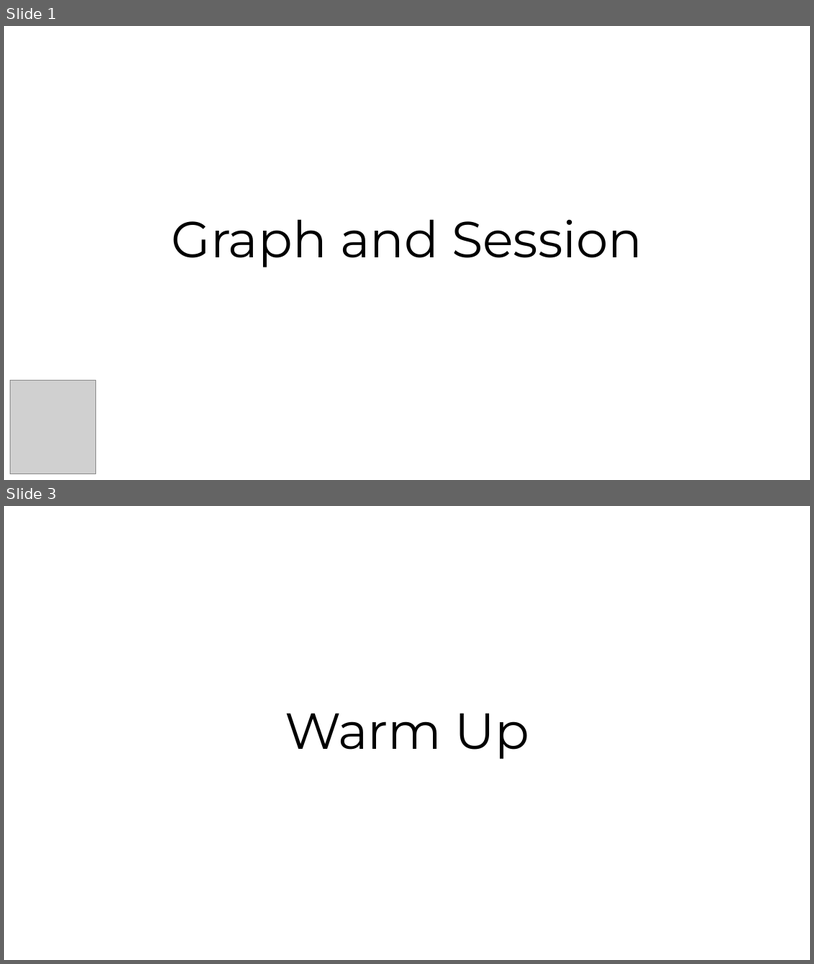
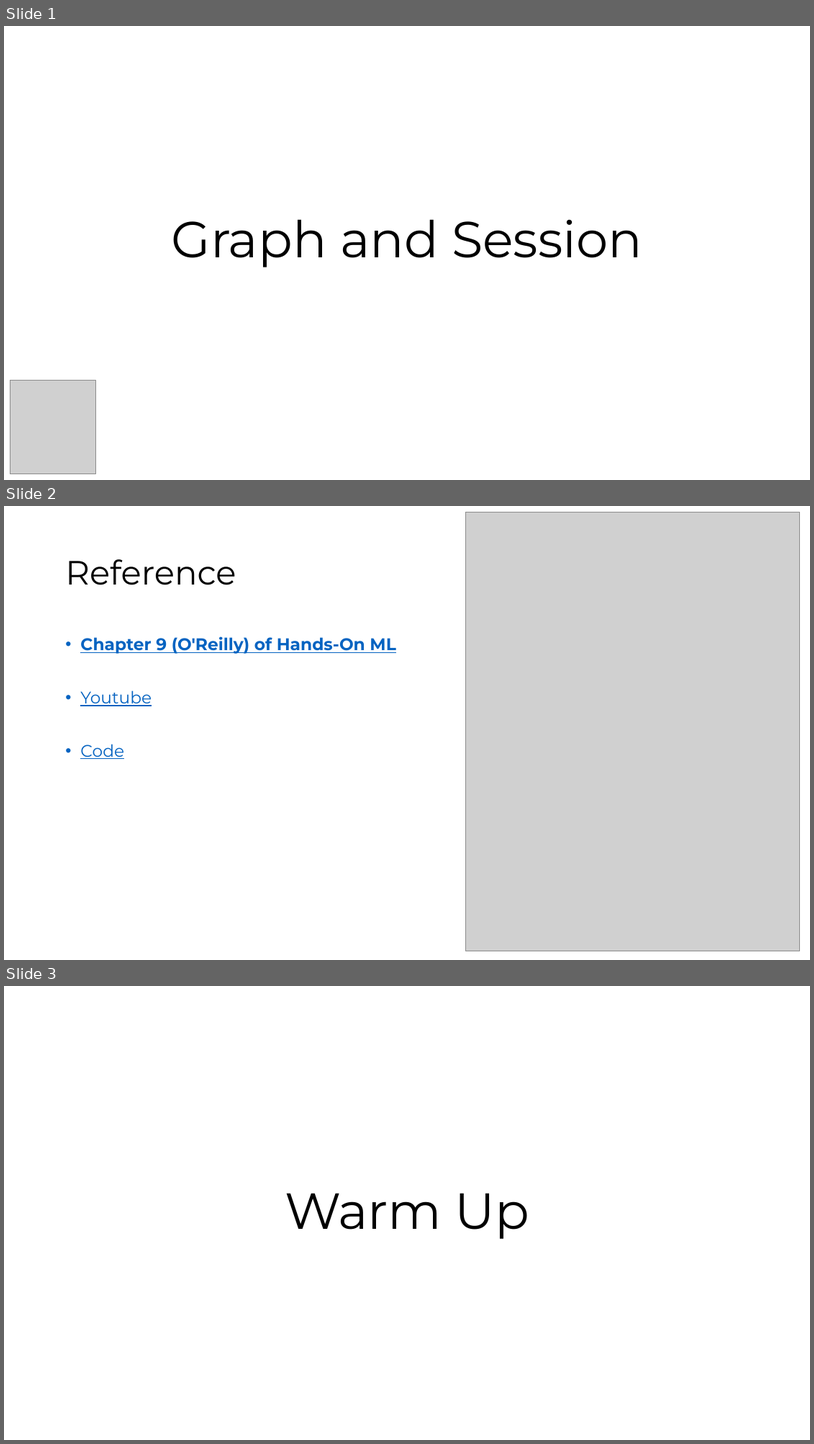
Before and after one commit to SungchulLee/tensorflow, a slide deck: 그래프와 세션.pptx. Shown one above the other, each under a label of ours: slides 1 and 3 before the commit, slides 1, 2 and 3 after it; the slides between them are not shown. The pictures are 814x964 and 814x1444 pixels, drawn with LibreOffice and Linux fonts; fonts in the diff are those of the drawing; grey boxes stand for pictures. Boxes give left, top, right and bottom in pixels: in the first picture for what was removed or moved away, otherwise in the second. Text is boxed around its words. In the diff, an @@ line names an element or a change of style, - is before the commit and + after.

```diff
--- a/그래프와 세션.pptx
+++ b/그래프와 세션.pptx
@@ slide 2 added at <box>4,506,810,960</box>, background #FFFFFF @@
@@ picture added at <box>466,512,800,951</box> @@
@@ title added at <box>65,559,236,585</box>, 40 pt, text #000000 @@
+Reference
@@ text added at <box>80,636,396,759</box>, 20 pt, text #0563C1, bold, underline @@
+• Chapter 9 (O'Reilly) of Hands-On ML
+• Youtube
+• Code
```
Also in this commit, not shown: 3 other slides added, 11 slides removed.
